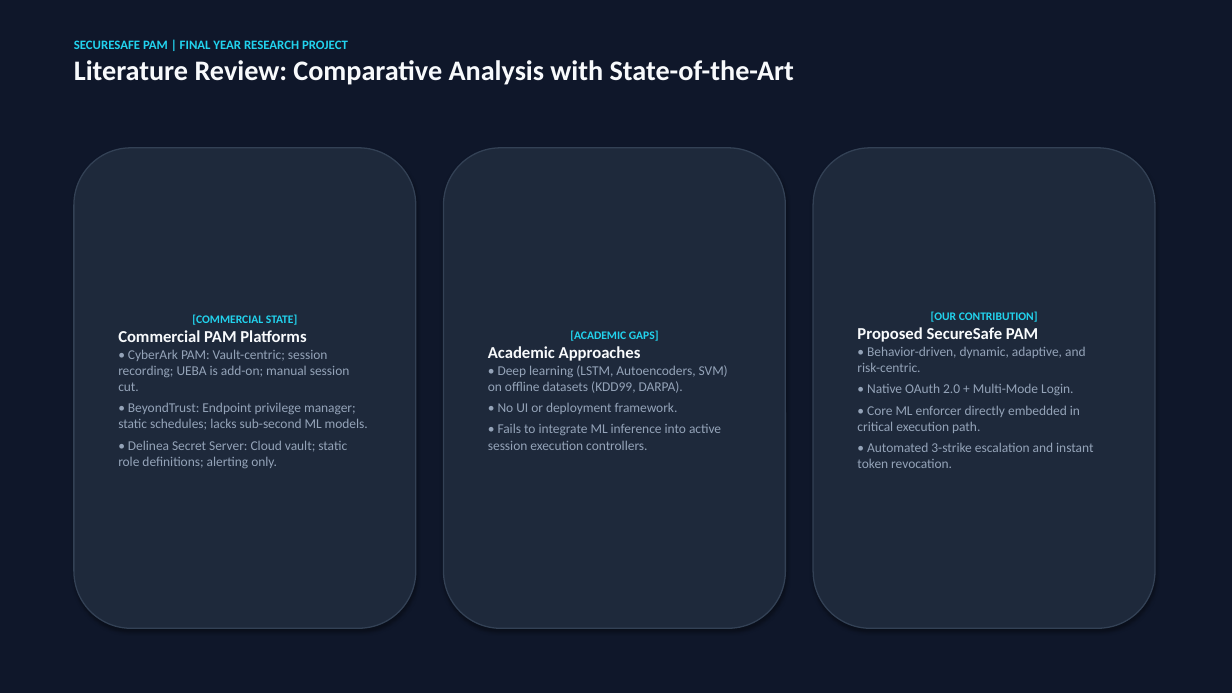
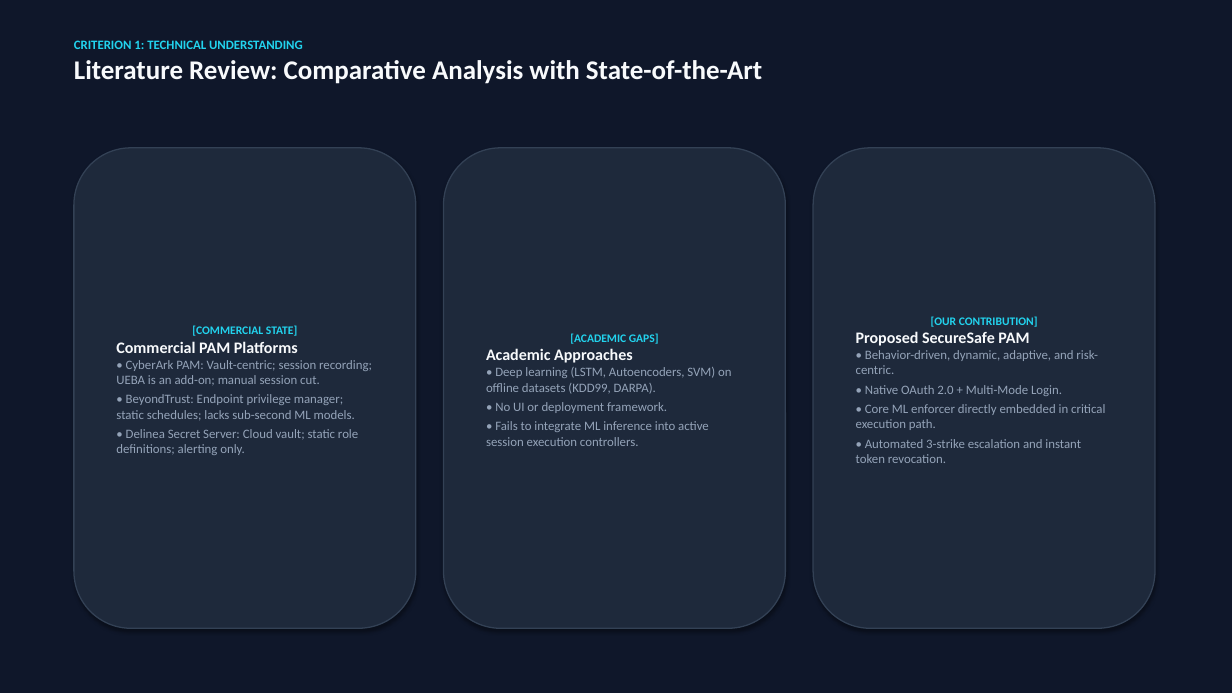
Before and after one commit to Poornadananjaya2001/Dynamic-PAM-System-, a slide deck: slide 6 of PRESENTATION_SLIDES_SECURESAFE_PAM.pptx (slide 5 before the commit). Drawn at 1232x693 pixels with LibreOffice and Linux fonts; fonts in the diff are those of the drawing. Boxes give left, top, right and bottom in pixels: in the first picture for what was removed or moved away, otherwise in the second. Text is boxed around its words. In the diff, an @@ line names an element or a change of style, - is before the commit and + after.

```diff
--- a/PRESENTATION_SLIDES_SECURESAFE_PAM.pptx
+++ b/PRESENTATION_SLIDES_SECURESAFE_PAM.pptx
@@ text at (74,40,303,49): text changed @@
-SECURESAFE PAM | FINAL YEAR RESEARCH PROJECT
+CRITERION 1: TECHNICAL UNDERSTANDING
@@ text at (74,60,762,84): size 22 to 21 pt in "Literature Review: Comparative Analysis with State-of-the-Ar ..." @@
@@ text in rounded rectangle at (116,341,358,455): size 13 to 12.5 pt in "Commercial PAM Platforms"; size 10.5 to 10 pt in "• BeyondTrust: Endpoint privilege manager; static schedules; ...", "• Delinea Secret Server: Cloud vault; static ..."; less space between paragraphs @@
@@ text in rounded rectangle at (486,348,731,446): size 13 to 12.5 pt in "Academic Approaches"; size 10.5 to 10 pt in "• Deep learning (LSTM, Autoencoders, SVM) on ...", "• No UI or deployment framework.", "• Fails to integrate ML inference into ..."; less space between paragraphs @@
@@ text in rounded rectangle at (856,331,1105,463): size 13 to 12.5 pt in "Proposed SecureSafe PAM"; size 10.5 to 10 pt in "• Behavior-driven, dynamic, adaptive, and risk-centric.", "• Native OAuth 2.0 + Multi-Mode Login.", "• Core ML enforcer directly embedded in ...", "• Automated 3-strike escalation and instant token ..."; less space between paragraphs @@
@@ text in rounded rectangle at (116,360,372,385): text changed; size 10.5 to 10 pt @@
-• CyberArk PAM: Vault-centric; session recording; UEBA is add-on; manual session cut.
+• CyberArk PAM: Vault-centric; session recording; UEBA is an add-on; manual session cut.
```
Also in this commit, not shown: 18 other slides changed, 7 slides added, 1 slide removed, 1 other file.
